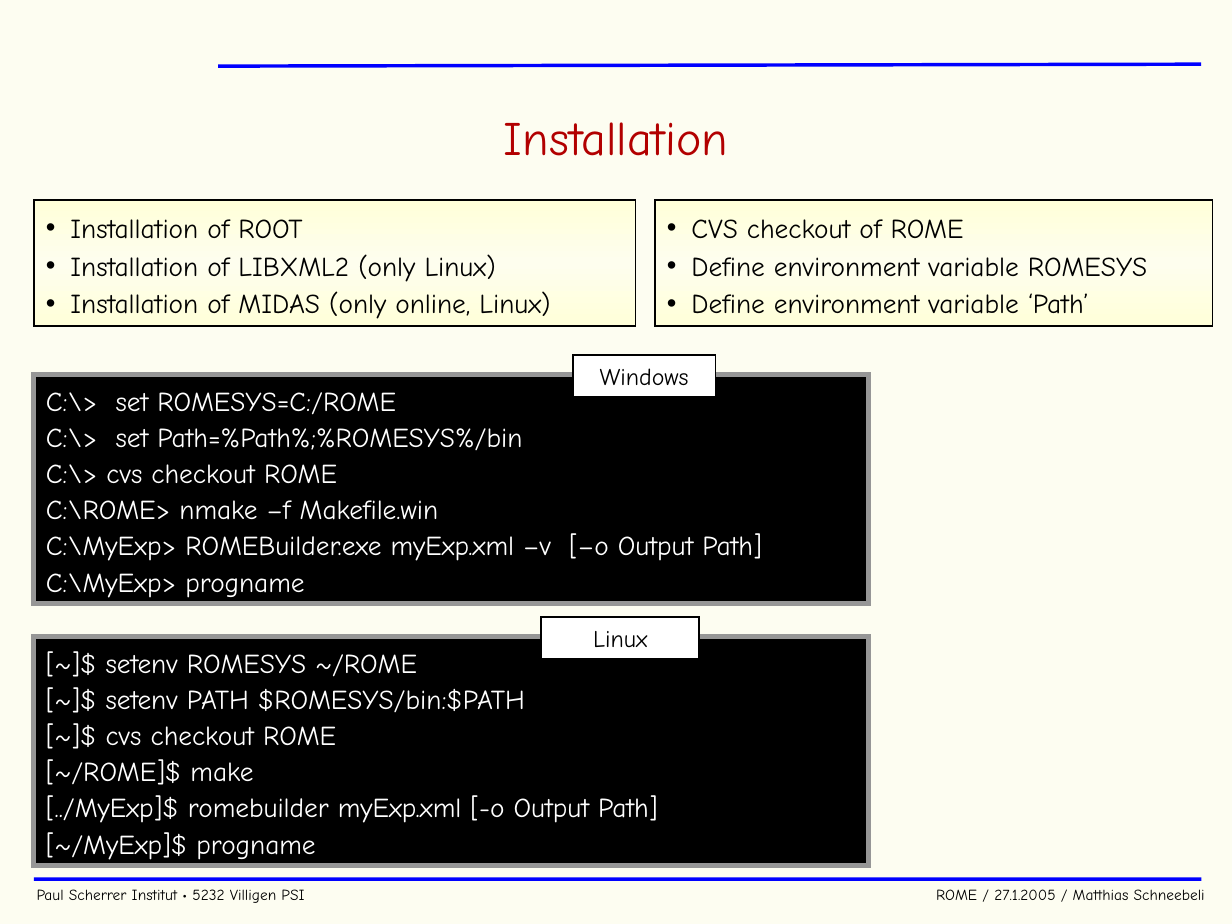
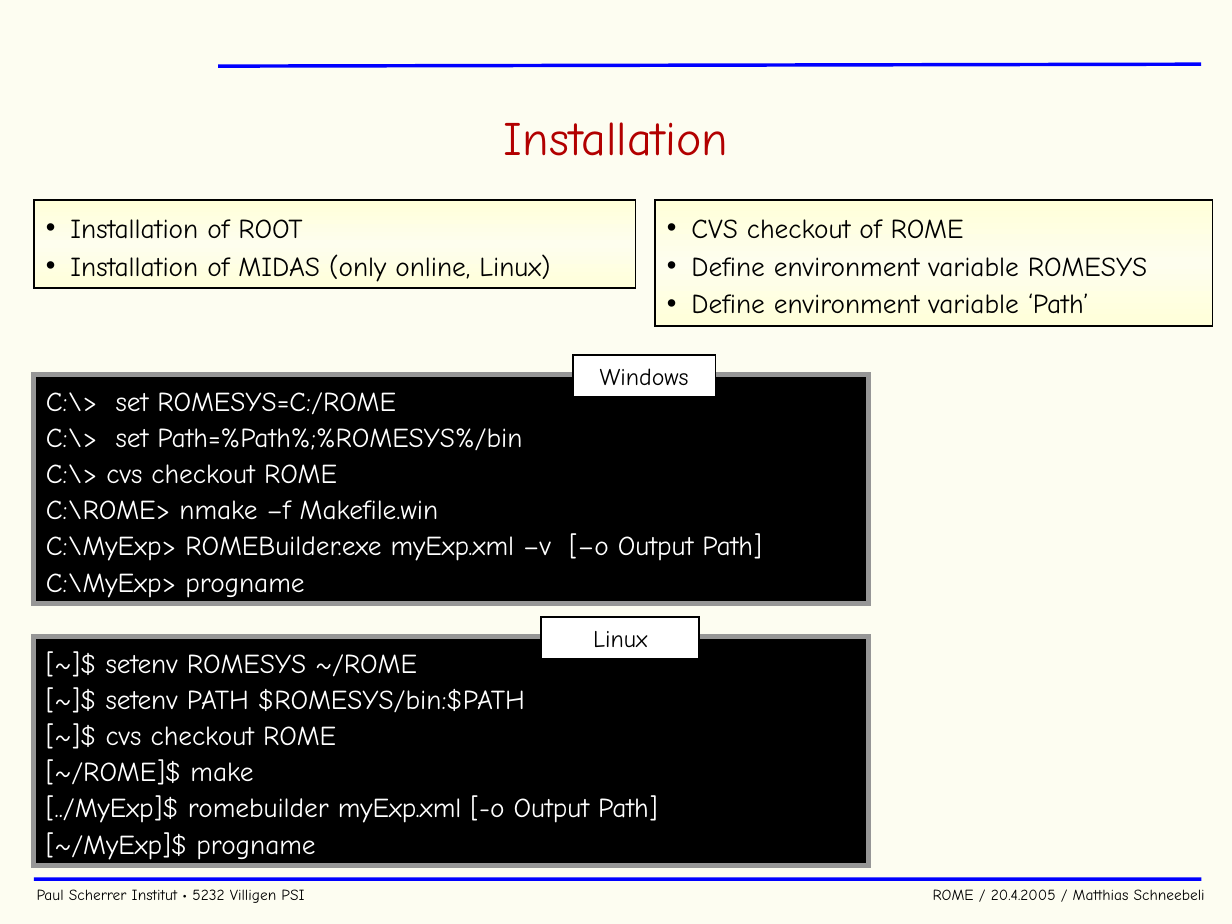
Before and after one commit to cjpl/rome, a slide deck: slide 28 of documentation/ROME.ppt (slide 21 before the commit). Drawn at 1232x924 pixels with LibreOffice and Linux fonts; fonts in the diff are those of the drawing; background and template pictures are left out. Boxes give left, top, right and bottom in pixels: in the first picture for what was removed or moved away, otherwise in the second. Text is boxed around its words. In the diff, an @@ line names an element or a change of style, - is before the commit and + after.

```diff
--- a/documentation/ROME.ppt
+++ b/documentation/ROME.ppt
@@ rectangle "Installation of ROOT": place and size @@
-rectangle "Installation of ROOT" at [33, 200, 634, 325]
+rectangle "Installation of ROOT" at [33, 200, 634, 288]
@@ text in rectangle at [70, 254, 496, 282]: paragraph removed @@
-• Installation of LIBXML2 (only Linux)
@@ text at [37, 889, 1205, 903]: text changed @@
-Paul Scherrer Institut • 5232 Villigen PSI ROME / 27.1.2005 / Matthias Schneebeli
+Paul Scherrer Institut • 5232 Villigen PSI ROME / 20.4.2005 / Matthias Schneebeli
```
Also in this commit, not shown: 38 other slides changed, 17 slides added, 1 slide removed, 1 other file.
